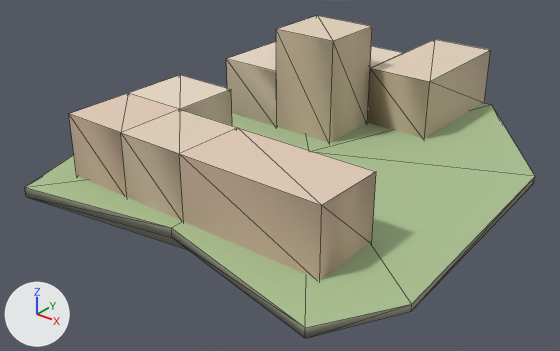
The glTF model godot_project/remake/sky/islands/SKY-089.lod2.glb, before and after one commit.
Camera for both pictures: a camera (50 mm lens) standing at (89.0, -122.8, 67.7) and looking at (-5.0, -5.2, -5.2). Lighting does not change. The marker at lower left points along +X, +Y and +Z. The first picture is the older version. Mesh edges are drawn as thin lines. Vertices at exactly the same position are counted once.

Script lines for the objects in view, before the commit:
```python
me_deck = bpy.data.meshes.new('deck')
me_deck.from_pydata(...)  # 9 vertices, 8 faces; spans x -43.7..44.4, y -50.2..49.9, z 0.0
me_deck.materials.append(mat_sky_deck)
me_rock = bpy.data.meshes.new('rock')
me_rock.from_pydata(...)  # 21 vertices, 32 faces; spans x -43.7..44.4, y -50.2..49.9, z -29.2..0.0
me_rock.materials.append(mat_sky_rock)
me_warren_hull = bpy.data.meshes.new('warren_hull')
me_warren_hull.from_pydata(...)  # 45 vertices, 80 faces; spans x -30.0..30.0, y -39.0..51.0, z -0.5..22.8
me_warren_hull.materials.append(mat_sky_lod_bldg)
ob_deck = bpy.data.objects.new('deck', me_deck)
ob_deck.location = (0.0, 0.0, 0.0)
ob_rock = bpy.data.objects.new('rock', me_rock)
ob_rock.location = (0.0, 0.0, 0.0)
ob_warren_hull = bpy.data.objects.new('warren_hull', me_warren_hull)
ob_warren_hull.location = (0.0, 0.0, 0.0)
```
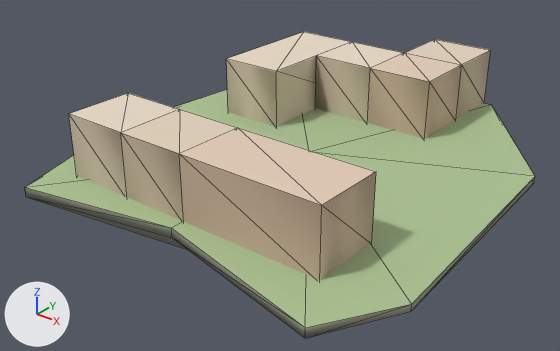
The change in detail:
me_warren_hull is used by ob_warren_hull; location (0.0, 0.0, 0.0).
me_warren_hull had 45 vertices, 80 faces and spanned x -30.0..30.0, y -39.0..51.0, z -0.5..22.8.
me_warren_hull now has 38 vertices, 70 faces and spans x -30.0..30.0, y -39.0..51.0, z -0.5..13.2.
Part 1, on me_warren_hull:
9 vertices are removed from x -30.0..0.0, y -9.0..21.0, z -0.5..22.8.
26 faces are deleted.
2 vertices are added at (15.0, 36.0, -0.5), (15.0, 36.0, 13.2).
16 new faces join them.
me_warren_hull part 2: 12 kept faces spanning x -30.0..15.0, y -39.0..21.0, z -0.5..13.2 get new vertex colours; the middle colour goes from beige #cdb49b to beige #d5c4ac.

What differs and where, as boxes (x1, y1, x2, y2) in the pictures (560 x 351 px):
'warren_hull', reshaped (6% shorter): before (69, 16, 490, 280); after (69, 32, 490, 280)
part 1 of me_warren_hull, cut back: before (130, 16, 490, 143); after (372, 39, 490, 138)
part 2 of me_warren_hull, recoloured: (69, 68, 428, 197) in both
